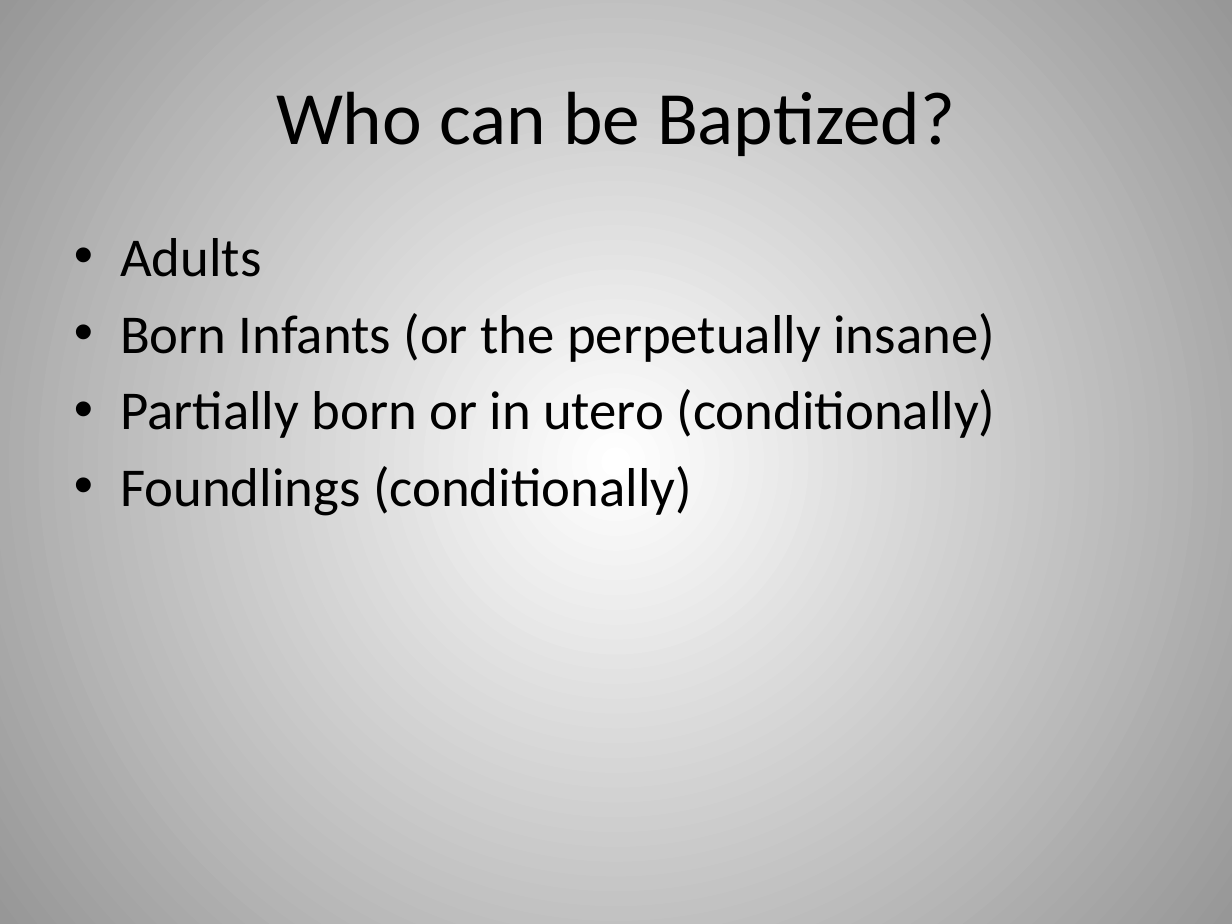
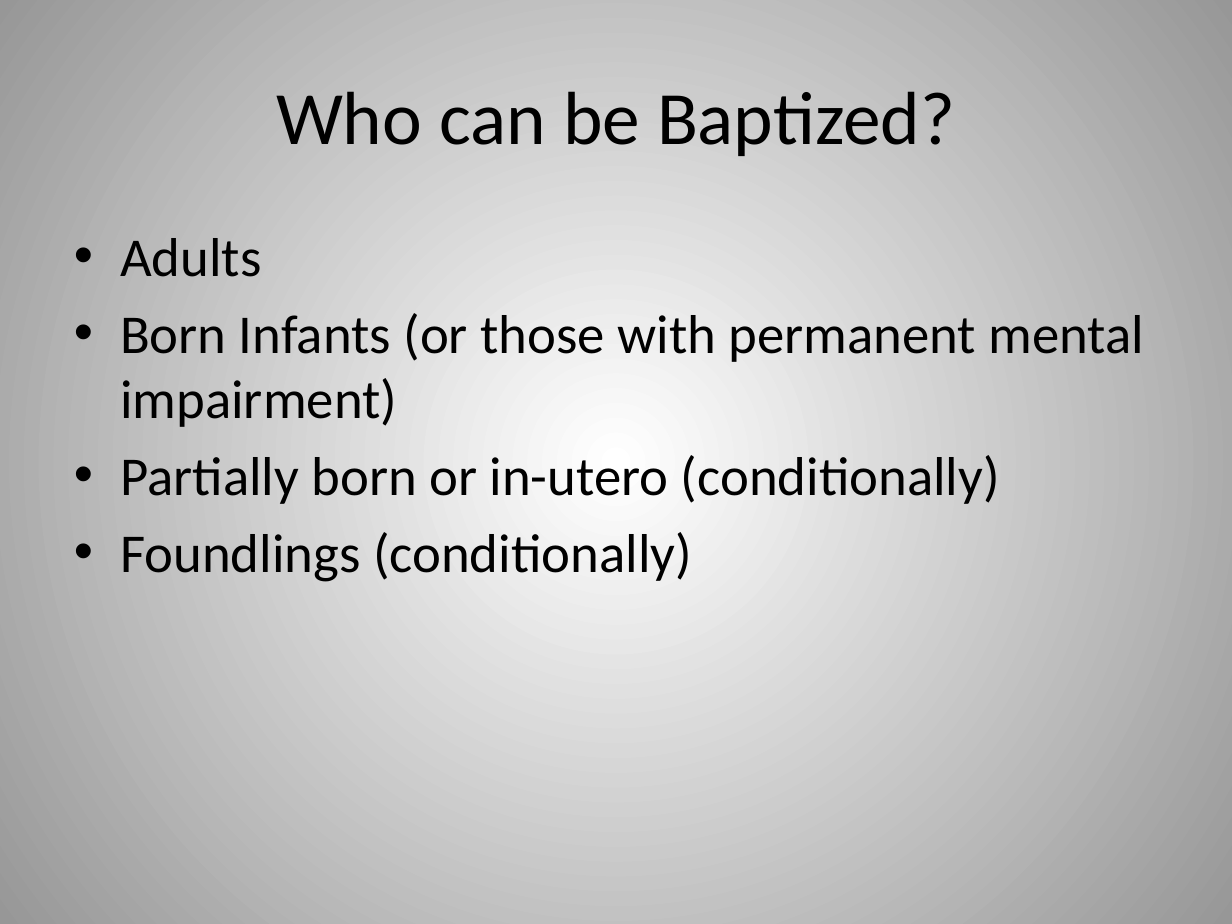
Before and after one commit to chadmyers/junkdrawer, a slide deck: slide 13 of baptismclass/Baptism.pptx. Drawn at 1232x924 pixels with LibreOffice and Linux fonts; fonts in the diff are those of the drawing. Boxes give left, top, right and bottom in pixels: in the first picture for what was removed or moved away, otherwise in the second. Text is boxed around its words. In the diff, an @@ line names an element or a change of style, - is before the commit and + after.

```diff
--- a/baptismclass/Baptism.pptx
+++ b/baptismclass/Baptism.pptx
@@ text at bbox=[120, 313, 1144, 504]: text changed @@
-• Born Infants (or the perpetually insane)
-• Partially born or in utero (conditionally)
+• Born Infants (or those with permanent mental impairment)
+• Partially born or in-utero (conditionally)
```
Also in this commit, not shown: 3 other slides changed.
